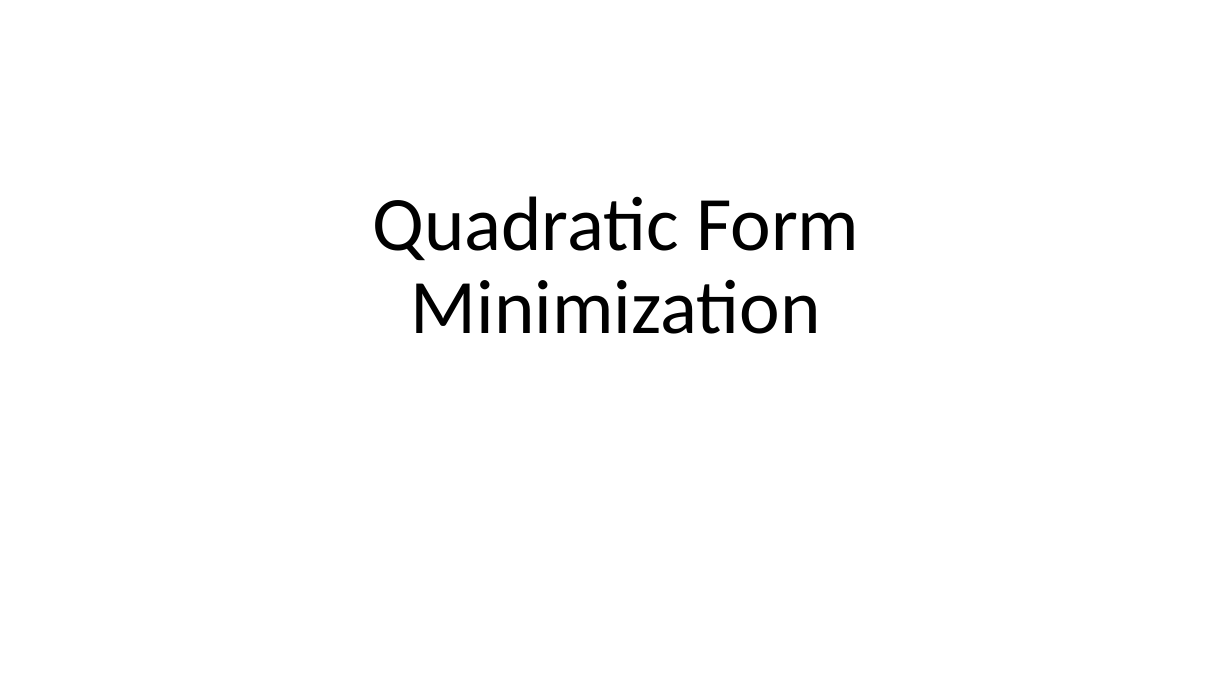
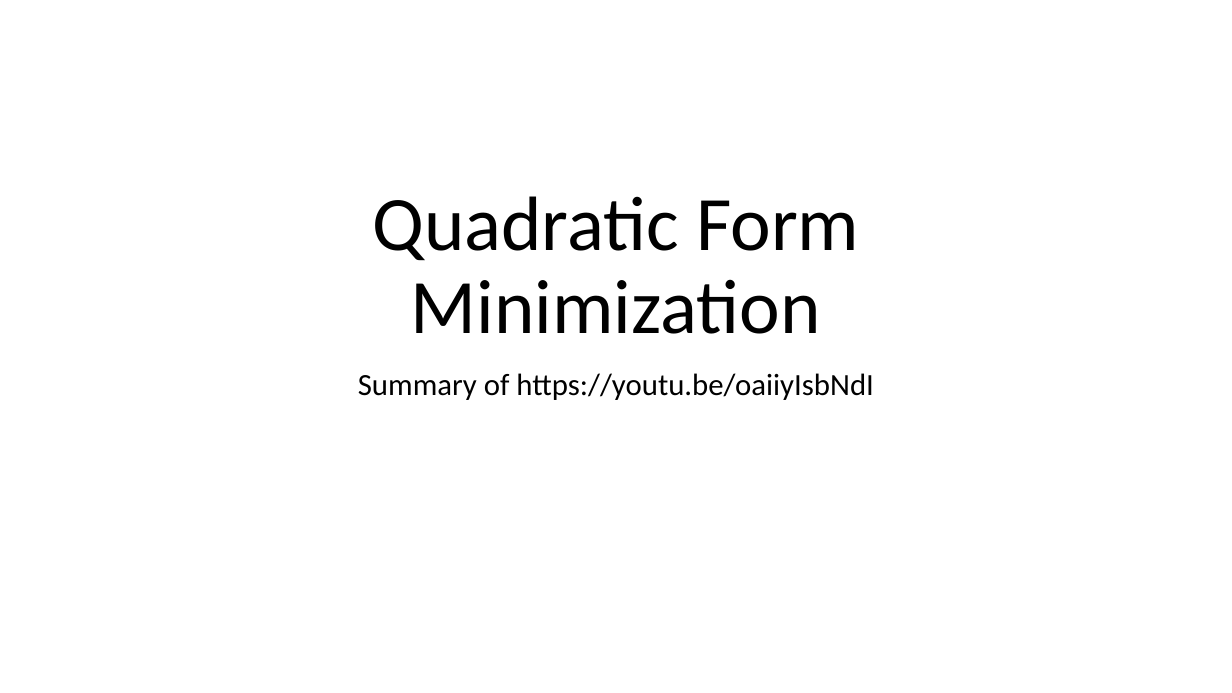
Before and after one commit to grantcurell/science, a slide deck: slide 1 of Linear Algebra/Quadratic Form Minimization.pptx. Drawn at 1232x693 pixels with LibreOffice and Linux fonts; fonts in the diff are those of the drawing. Boxes give left, top, right and bottom in pixels: in the first picture for what was removed or moved away, otherwise in the second. Text is boxed around its words. In the diff, an @@ line names an element or a change of style, - is before the commit and + after.

Commit message:
Quadratic Form Minimization

```diff
--- a/Linear Algebra/Quadratic Form Minimization.pptx
+++ b/Linear Algebra/Quadratic Form Minimization.pptx
@@ subtitle added at (358, 373, 874, 400), 24 pt, text #000000 @@
+Summary of https://youtu.be/oaiiyIsbNdI
```
Also in this commit, not shown: 2 other slides changed, 4 slides added, 1 slide removed.
